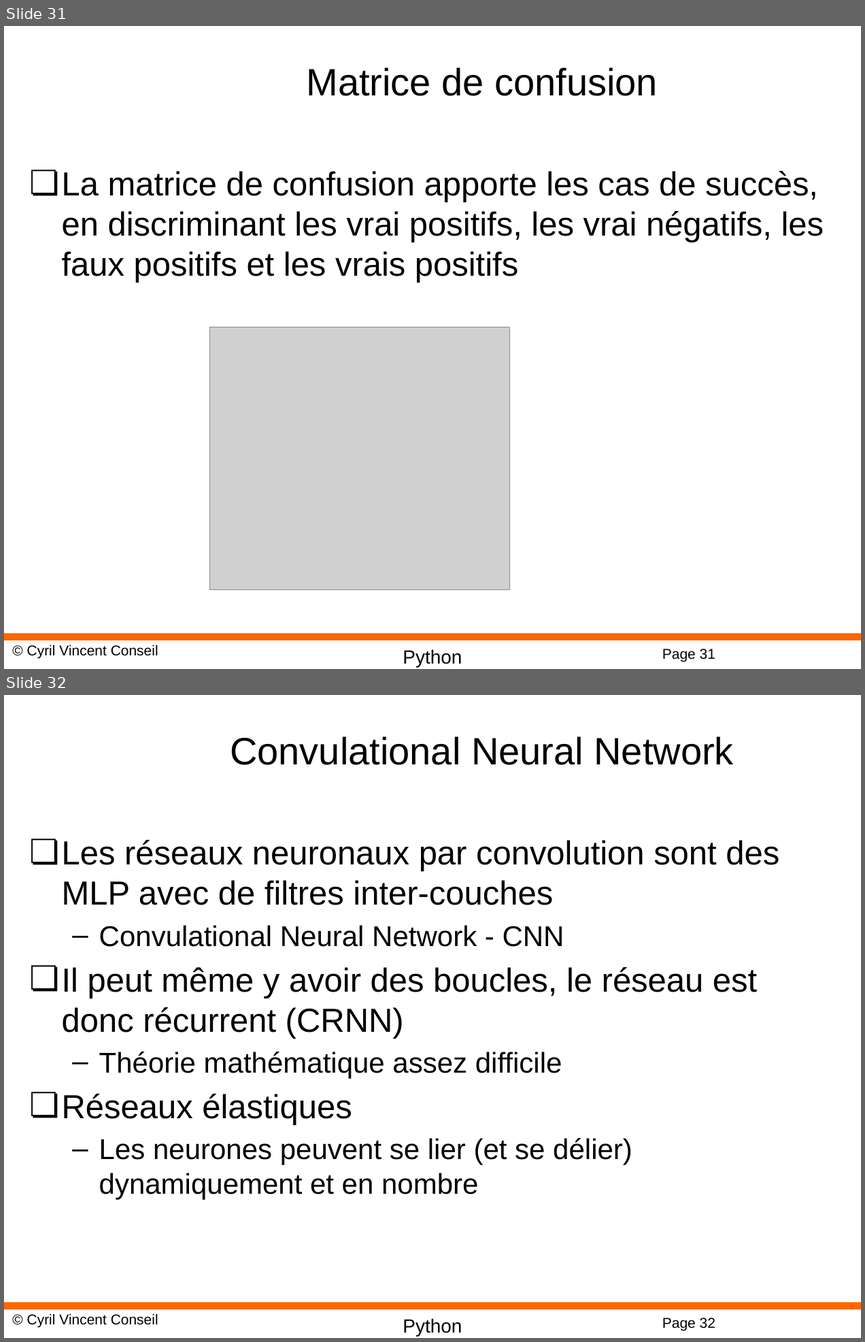
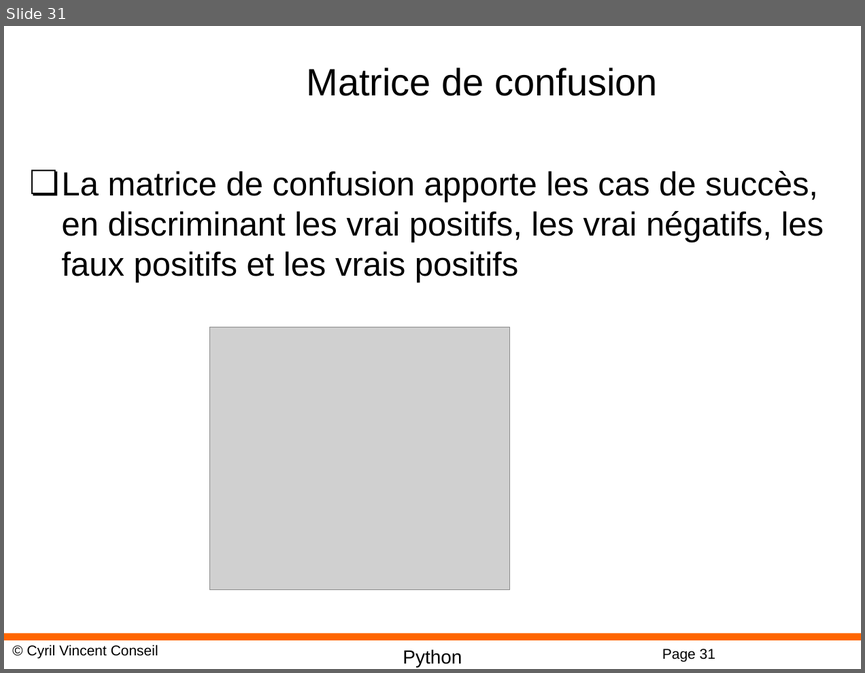
Before and after one commit to cyrilvincent/ML, a slide deck: PPT/MachineLearning18-NeuralNetwork.pptx. Shown one above the other, each under a label of ours: slides 31 and 32 before the commit, slide 31 after it. The pictures are 865x1342 and 865x673 pixels, drawn with LibreOffice and Linux fonts; fonts in the diff are those of the drawing; grey boxes stand for pictures; background and template pictures are left out. Boxes give left, top, right and bottom in pixels: in the first picture for what was removed or moved away, otherwise in the second. Text is boxed around its words. In the diff, an @@ line names an element or a change of style, - is before the commit and + after.

```diff
--- a/PPT/MachineLearning18-NeuralNetwork.pptx
+++ b/PPT/MachineLearning18-NeuralNetwork.pptx
@@ slide 32 removed at [4, 695, 861, 1338], background #FFFFFF; not listed: 4 template elements that a slide beside it also shows @@
@@ title removed at [230, 736, 733, 765] @@
-Convulational Neural Network
@@ text removed at [62, 840, 779, 1199] @@
-❏ Les réseaux neuronaux par convolution sont des MLP avec de filtres inter-couches
-  – Convulational Neural Network - CNN
-❏ Il peut même y avoir des boucles, le réseau est donc récurrent (CRNN)
-  – Théorie mathématique assez difficile
-❏ Réseaux élastiques
-  – Les neurones peuvent se lier (et se délier) dynamiquement et en nombre
```
Also in this commit, not shown: 3 slides changed, 1 other file.
